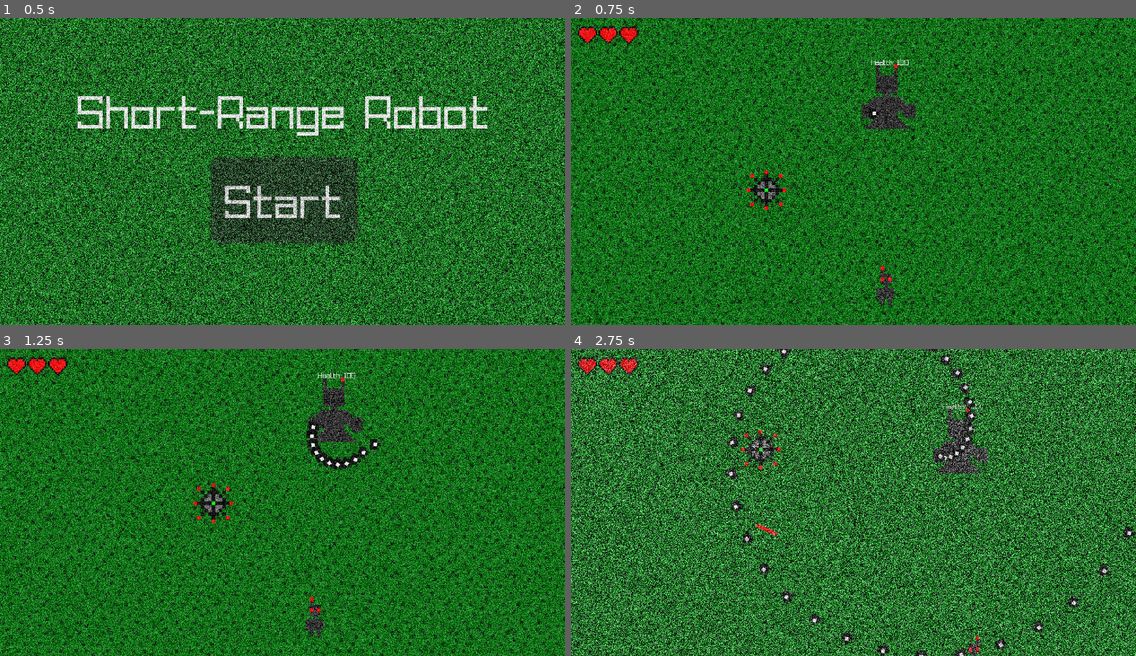
Above: before the commit, frames 1-4 (two rows, left to right).
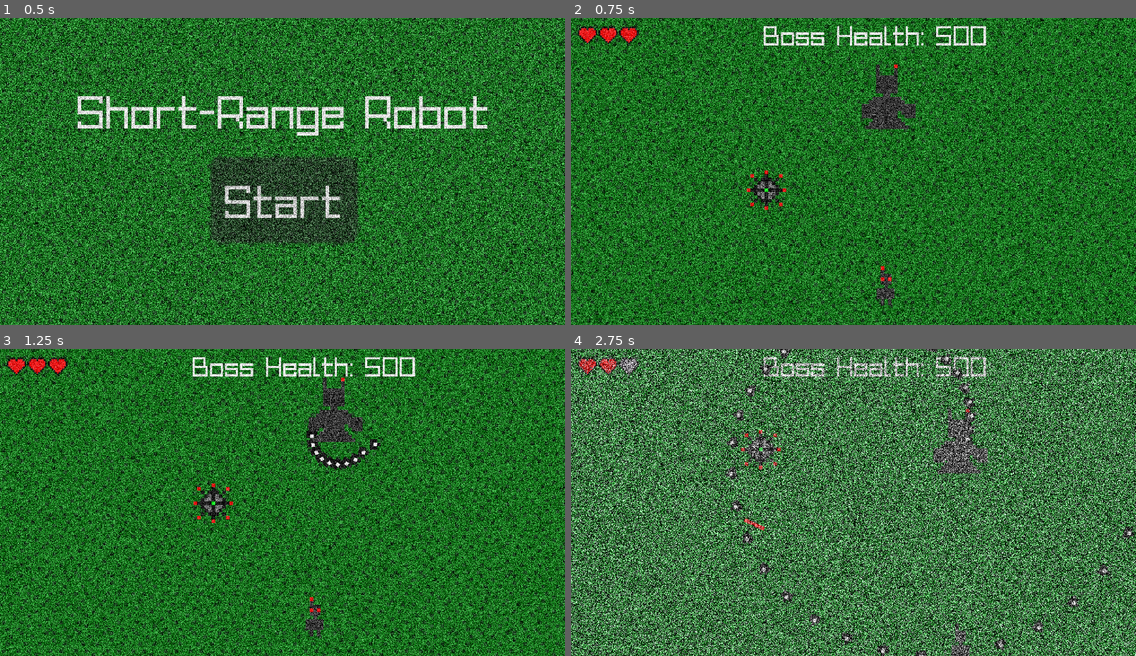
Above: after the commit, the same moments.

Repository: AJISGit/Ludum-Dare-59-Game
Game: Godot game, scene res://assets/scenes/game.tscn
Two runs of this game, one before a commit and one after it. Both use one fixed random seed, a clock stepped at 60 frames per second and the inputs below.
Inputs (mouse positions are in pixels of both pictures, inside the frame that each line leads up to):
- Up to frame 1 (0.5 s): no input
- Up to frame 2 (0.75 s): click "Start" at 0.5 s
- Up to frame 3 (1.25 s): no input
- Up to frame 4 (2.75 s): move the mouse to (977, 487) at 1.27 s; press the mouse at (977, 487) at 1.28 s; hold D (WalkRight) 1.28-2.03 s; move the mouse to (740, 517) at 2.02 s; release the mouse at (740, 517) at 2.03 s; hold S (WalkDown) from 2.03 s (still down); click (740, 517) at 2.1 s

Frame 1 is identical in both runs. In frame 2, 1.1% of the frame differs, in the area x 34-74%, y 2-33%; in frame 3, 1.1%; in frame 4, 41%, in the area x 0-100%, y 0-100%.

Commit message:
Finish game.

Diff:
--- a/assets/scenes/level.tscn
+++ b/assets/scenes/level.tscn
@@ -7,6 +7,7 @@
 [ext_resource type="Script" uid="uid://c0ppcyvuimj81" path="res://assets/scripts/controller.gd" id="5_nwww1"]
 [ext_resource type="PackedScene" uid="uid://ducqxpi7obstd" path="res://assets/scenes/health_bar.tscn" id="6_7e3sx"]
 [ext_resource type="Shader" uid="uid://pssc32lcryy0" path="res://assets/shaders/static.gdshader" id="7_67jys"]
+[ext_resource type="PackedScene" uid="uid://cbjkb715vmubv" path="res://assets/scenes/scrap_spawner.tscn" id="8_0kt67"]
 
 [sub_resource type="AtlasTexture" id="AtlasTexture_5jdip"]
 atlas = ExtResource("1_tjd8y")
@@ -145,9 +146,6 @@
 [sub_resource type="RectangleShape2D" id="RectangleShape2D_vulla"]
 size = Vector2(13.071476, 15.982206)
 
-[sub_resource type="LabelSettings" id="LabelSettings_71pkm"]
-font = ExtResource("4_68jgb")
-
 [sub_resource type="AtlasTexture" id="AtlasTexture_3w2km"]
 atlas = ExtResource("1_tjd8y")
 region = Rect2(0, 22, 11, 11)
@@ -175,6 +173,9 @@
 [sub_resource type="ShaderMaterial" id="ShaderMaterial_gldp8"]
 shader = ExtResource("7_67jys")
 shader_parameter/noise_intensity = 0.0
+
+[sub_resource type="LabelSettings" id="LabelSettings_71pkm"]
+font = ExtResource("4_68jgb")
 
 [node name="Level" type="Node2D" unique_id=866085146]
 
@@ -197,6 +198,7 @@
 platform_floor_layers = 4294967040
 script = ExtResource("2_0kt67")
 speed = 2500.0
+max_distance = 75.0
 
 [node name="Sprite" type="AnimatedSprite2D" parent="Player" unique_id=794286745]
 sprite_frames = SubResource("SpriteFrames_2b6ly")
@@ -214,6 +216,7 @@
 
 [node name="Enemy" type="CharacterBody2D" parent="." unique_id=1933547170]
 unique_name_in_owner = true
+z_index = 1
 position = Vector2(8, -19)
 collision_layer = 6
 collision_mask = 5
@@ -222,7 +225,7 @@
 platform_floor_layers = 4294967040
 platform_wall_layers = 65280
 script = ExtResource("3_lka7q")
-health = 100
+health = 500
 
 [node name="Sprite" type="AnimatedSprite2D" parent="Enemy" unique_id=1850366620]
 sprite_frames = SubResource("SpriteFrames_t33da")
@@ -237,16 +240,6 @@
 [node name="ShootTimer" type="Timer" parent="Enemy" unique_id=1098104455]
 wait_time = 0.1
 autostart = true
-
-[node name="Label" type="Label" parent="Enemy" unique_id=1852766750]
-offset_left = -5.0
-offset_top = -11.0
-offset_right = 103.0
-offset_bottom = 21.0
-scale = Vector2(0.08, 0.08)
-text = "Health: 3"
-label_settings = SubResource("LabelSettings_71pkm")
-metadata/_edit_use_anchors_ = true
 
 [node name="MoveTimer" type="Timer" parent="Enemy" unique_id=1701889231]
 
@@ -339,3 +332,15 @@
 
 [node name="AudioPlayer2" type="AudioStreamPlayer2D" parent="." unique_id=736464883]
 unique_name_in_owner = true
+
+[node name="ScrapSpawner" parent="." unique_id=970138384 instance=ExtResource("8_0kt67")]
+
+[node name="Label" type="Label" parent="." unique_id=1852766750]
+offset_left = -25.0
+offset_top = -43.0
+offset_right = 151.0
+offset_bottom = -11.0
+scale = Vector2(0.3, 0.3)
+text = "Boss Health: 3"
+label_settings = SubResource("LabelSettings_71pkm")
+metadata/_edit_use_anchors_ = true
--- /dev/null
+++ b/assets/scenes/scrap.tscn
@@ -0,0 +1,19 @@
+[gd_scene format=3 uid="uid://g8mx1x617gn3"]
+
+[ext_resource type="Script" uid="uid://dejb8q86usr6m" path="res://assets/scripts/scrap.gd" id="1_yx0cw"]
+[ext_resource type="Texture2D" uid="uid://b7ggahliwfn30" path="res://assets/sprites/spritesheet.png" id="2_j7rmc"]
+
+[sub_resource type="RectangleShape2D" id="RectangleShape2D_xuvu1"]
+size = Vector2(4, 5)
+
+[node name="Scrap" type="Area2D" unique_id=37506955]
+script = ExtResource("1_yx0cw")
+metadata/_custom_type_script = "uid://dejb8q86usr6m"
+
+[node name="Sprite2D" type="Sprite2D" parent="." unique_id=2053643217]
+texture = ExtResource("2_j7rmc")
+region_enabled = true
+region_rect = Rect2(60, 6, 4, 5)
+
+[node name="CollisionShape2D" type="CollisionShape2D" parent="." unique_id=1538295587]
+shape = SubResource("RectangleShape2D_xuvu1")
--- /dev/null
+++ b/assets/scenes/scrap_spawner.tscn
@@ -0,0 +1,10 @@
+[gd_scene format=3 uid="uid://cbjkb715vmubv"]
+
+[ext_resource type="Script" uid="uid://cdmvutkejflni" path="res://assets/scripts/scrap_spawner.gd" id="1_2kwop"]
+
+[node name="ScrapSpawner" type="Node" unique_id=970138384]
+script = ExtResource("1_2kwop")
+
+[node name="SpawnTimer" type="Timer" parent="." unique_id=2137944643]
+wait_time = 0.001
+autostart = true
--- a/assets/scripts/enemy.gd
+++ b/assets/scripts/enemy.gd
@@ -5,7 +5,7 @@
 
 @export var health = 3
 
-enum shoot_phase {cshoot, aim, chaos}
+enum shoot_phase {cshoot, aim, chaos, double_aim}
 
 var phase: shoot_phase = randi_range(0, 2) as shoot_phase
 var can_shoot: bool = true
@@ -120,6 +120,60 @@
 
 	chaos_dir1 += 10
 	chaos_dir2 -= 15
+
+
+# Double Aim
+var double_aim_shot: int = 0
+
+func double_aim_phase():
+
+	if double_aim_shot > 60:
+		double_aim_shot = 0
+		switch_phase(phase)
+		return
+
+
+
+	$ShootTimer.wait_time = 0.35
+	var bullet: Bullet = BULLET_RESOURCE.instantiate()
+	bullet.hit.connect(_on_bullet_hit)
+	bullet.position = $LeftGun.global_position
+	bullet.speed = 50
+	bullet.look_at(%Player.position)
+	bullet.rotation_degrees += 20
+	$"../".add_child(bullet)
+
+
+
+	var bullet2: Bullet = BULLET_RESOURCE.instantiate()
+	bullet2.hit.connect(_on_bullet_hit)
+	bullet2.position = $LeftGun.global_position
+	bullet2.speed = 50
+	bullet2.look_at(%Player.position)
+	bullet2.rotation_degrees -= 20
+	$"../".add_child(bullet2)
+
+
+
+	var bullet3: Bullet = BULLET_RESOURCE.instantiate()
+	bullet3.hit.connect(_on_bullet_hit)
+	bullet3.position = $RightGun.global_position
+	bullet3.speed = 50
+	bullet3.look_at(%Player.position)
+	bullet3.rotation_degrees += 20
+	$"../".add_child(bullet3)
+
+
+	var bullet4: Bullet = BULLET_RESOURCE.instantiate()
+	bullet4.hit.connect(_on_bullet_hit)
+	bullet4.position = $RightGun.global_position
+	bullet4.speed = 50
+	bullet4.look_at(%Player.position)
+	bullet4.rotation_degrees -= 20
+	$"../".add_child(bullet4)
+
+
+	double_aim_shot += 1
 
 
 
@@ -170,6 +224,8 @@
 		aim_phase()
 	elif phase == shoot_phase.chaos:
 		chaos_phase()
+	elif phase == shoot_phase.double_aim:
+		double_aim_phase()
 
 
 func _ready() -> void:
@@ -199,7 +255,7 @@
 		velocity.y = 0
 
 
-	$Label.text = "Health: " + str(health)
+	$"../Label".text = "Boss Health: " + str(health)
 	if health <= 0:
 
 		get_tree().paused = true
--- a/assets/scripts/player.gd
+++ b/assets/scripts/player.gd
@@ -150,7 +150,7 @@
 	move_and_slide()
 
 	if (state != player_state.frozen):
-		%Static.get_material().set_shader_parameter("noise_intensity", distance / 125.0)
+		%Static.get_material().set_shader_parameter("noise_intensity", distance / 100.0)
 
 
 
--- /dev/null
+++ b/assets/scripts/scrap.gd
@@ -0,0 +1,12 @@
+class_name Scrap
+extends Area2D
+
+
+func _on_body_entered(body: Node2D) -> void:
+	if body == $"../Player":
+		body.health += 1
+		queue_free()
+
+
+func _ready() -> void:
+	body_entered.connect(_on_body_entered)
--- /dev/null
+++ b/assets/scripts/scrap_spawner.gd
@@ -0,0 +1,26 @@
+class_name ScrapSpawner
+extends Node
+
+
+@onready var spawn_timer: Timer = $SpawnTimer
+
+const SCRAP_RESOURCE: PackedScene = preload("res://assets/scenes/scrap.tscn")
+
+
+func _on_spawn_timer_timeout():
+
+	if randi_range(1, 4) != 1:
+
+		return
+
+	var window_size: Vector2 = get_window().size
+	var pos: Vector2 = Vector2(randf_range(-window_size.x, window_size.x), randf_range(-window_size.y, window_size.y))
+
+	var scrap: Scrap = SCRAP_RESOURCE.instantiate()
+	scrap.position = pos
+	$"../".add_child(scrap)
+	print(pos)
+
+
+func _ready() -> void:
+	spawn_timer.timeout.connect(_on_spawn_timer_timeout)
Not shown, added: assets/scripts/scrap.gd.uid
Not shown, added: assets/scripts/scrap_spawner.gd.uid
Binary file changed: assets/sprites/spritesheet.png
